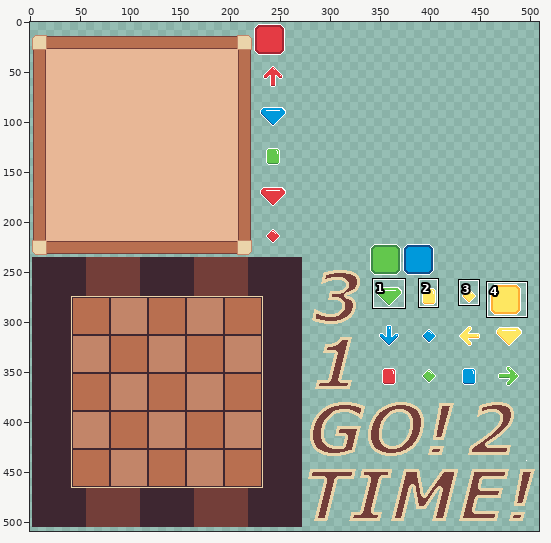
Two versions of one sprite sheet, assets/gs20.png. Above, an overview of the earlier version with the close-up marked.
Close-up. Before the edit:
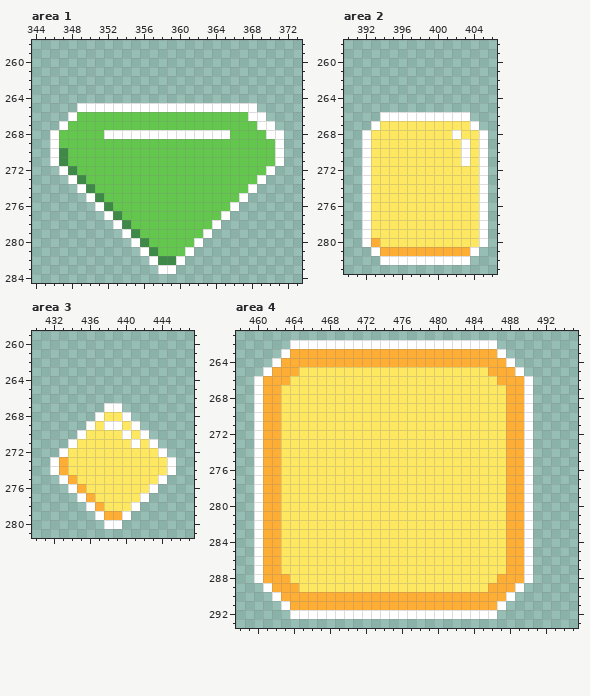
The file is 512x512 pixels. Shown: area 1: x 344..373, y 258..284; area 2: x 390..406, y 258..283; area 3: x 430..447, y 259..281; area 4: x 458..495, y 261..293. The wide view leaves out empty margins. The commit also changed other parts of the picture, which this record leaves out.
After the commit:
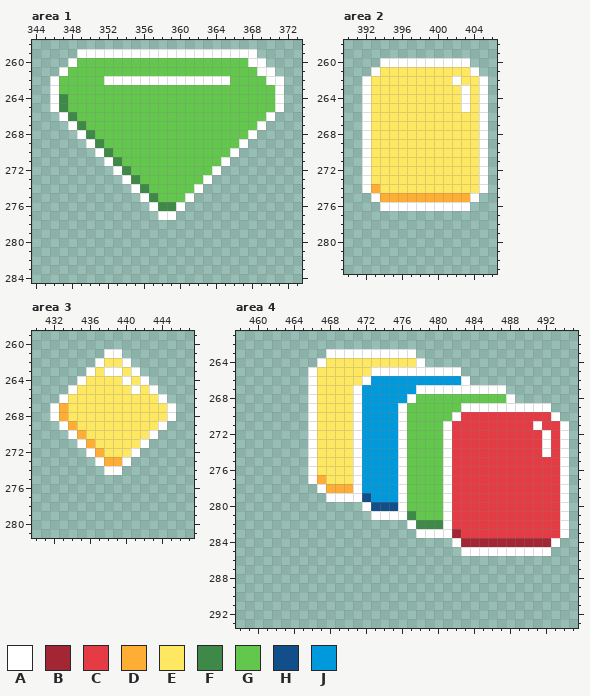
Palette (. is transparent): A #ffffff  B #a22633  C #e43b44  D #feae34  E #fee761  F #3e8948  G #63c74d  H #124e89  J #0099db
What changed:
--- area 1
@@ x 344..373 @@
 258 ..............................
-259 ..............................
-260 ..............................
-261 ..............................
-262 ..............................
-263 ..............................
-264 ..............................
-265 .....AAAAAAAAAAAAAAAAAAAA.....
-266 ....AGGGGGGGGGGGGGGGGGGGAA....
-267 ...AGGGGGGGGGGGGGGGGGGGGGAA...
-268 ..AGGGGGAAAAAAAAAAAAAAGGGGAA..
-269 ..AGGGGGGGGGGGGGGGGGGGGGGGGA..
-270 ..AFGGGGGGGGGGGGGGGGGGGGGGGA..
-271 ..AFGGGGGGGGGGGGGGGGGGGGGGGA..
-272 ...AFGGGGGGGGGGGGGGGGGGGGGA...
-273 ....AFGGGGGGGGGGGGGGGGGGGA....
-274 .....AFGGGGGGGGGGGGGGGGGA.....
-275 ......AFGGGGGGGGGGGGGGGA......
-276 .......AFGGGGGGGGGGGGGA.......
-277 ........AFGGGGGGGGGGGA........
-278 .........AFGGGGGGGGGA.........
-279 ..........AFGGGGGGGA..........
-280 ...........AFGGGGGA...........
-281 ............AFGGGA............
-282 .............AFFA.............
-283 ..............AA..............
+259 .....AAAAAAAAAAAAAAAAAAAA.....
+260 ....AGGGGGGGGGGGGGGGGGGGAA....
+261 ...AGGGGGGGGGGGGGGGGGGGGGAA...
+262 ..AGGGGGAAAAAAAAAAAAAAGGGGAA..
+263 ..AGGGGGGGGGGGGGGGGGGGGGGGGA..
+264 ..AFGGGGGGGGGGGGGGGGGGGGGGGA..
+265 ..AFGGGGGGGGGGGGGGGGGGGGGGGA..
+266 ...AFGGGGGGGGGGGGGGGGGGGGGA...
+267 ....AFGGGGGGGGGGGGGGGGGGGA....
+268 .....AFGGGGGGGGGGGGGGGGGA.....
+269 ......AFGGGGGGGGGGGGGGGA......
+270 .......AFGGGGGGGGGGGGGA.......
+271 ........AFGGGGGGGGGGGA........
+272 .........AFGGGGGGGGGA.........
+273 ..........AFGGGGGGGA..........
+274 ...........AFGGGGGA...........
+275 ............AFGGGA............
+276 .............AFFA.............
+277 ..............AA..............
+278 ..............................
+279 ..............................
+280 ..............................
+281 ..............................
+282 ..............................
+283 ..............................
 284 ..............................
--- area 2
@@ x 390..406 @@
 259 .................
-260 .................
-261 .................
-262 .................
-263 .................
-264 .................
-265 .................
-266 ....AAAAAAAAAA...
-267 ...AEEEEEEEEEEA..
-268 ..AEEEEEEEEEAEEA.
-269 ..AEEEEEEEEEEAEA.
-270 ..AEEEEEEEEEEAEA.
-271 ..AEEEEEEEEEEAEA.
+260 ....AAAAAAAAAA...
+261 ...AEEEEEEEEEEA..
+262 ..AEEEEEEEEEAEEA.
+263 ..AEEEEEEEEEEAEA.
+264 ..AEEEEEEEEEEAEA.
+265 ..AEEEEEEEEEEAEA.
+266 ..AEEEEEEEEEEEEA.
+267 ..AEEEEEEEEEEEEA.
+268 ..AEEEEEEEEEEEEA.
+269 ..AEEEEEEEEEEEEA.
+270 ..AEEEEEEEEEEEEA.
+271 ..AEEEEEEEEEEEEA.
 272 ..AEEEEEEEEEEEEA.
 273 ..AEEEEEEEEEEEEA.
-274 ..AEEEEEEEEEEEEA.
-275 ..AEEEEEEEEEEEEA.
-276 ..AEEEEEEEEEEEEA.
-277 ..AEEEEEEEEEEEEA.
-278 ..AEEEEEEEEEEEEA.
-279 ..AEEEEEEEEEEEEA.
-280 ..ADEEEEEEEEEEEA.
-281 ...ADDDDDDDDDDA..
-282 ....AAAAAAAAAA...
+274 ..ADEEEEEEEEEEEA.
+275 ...ADDDDDDDDDDA..
+276 ....AAAAAAAAAA...
+277 .................
+278 .................
+279 .................
+280 .................
+281 .................
+282 .................
 283 .................
--- area 3
@@ x 430..447 @@
 260 ..................
-261 ..................
-262 ..................
-263 ..................
-264 ..................
-265 ..................
-266 ..................
-267 ........AA........
-268 .......AEEA.......
-269 ......AEAAEA......
-270 .....AEEEEAEA.....
-271 ....AEEEEEEAEA....
-272 ...AEEEEEEEEEEA...
-273 ..ADEEEEEEEEEEEA..
-274 ..ADEEEEEEEEEEEA..
-275 ...ADEEEEEEEEEA...
-276 ....ADEEEEEEEA....
-277 .....ADEEEEEA.....
-278 ......ADEEEA......
-279 .......ADDA.......
-280 ........AA........
+261 ........AA........
+262 .......AEEA.......
+263 ......AEAAEA......
+264 .....AEEEEAEA.....
+265 ....AEEEEEEAEA....
+266 ...AEEEEEEEEEEA...
+267 ..ADEEEEEEEEEEEA..
+268 ..ADEEEEEEEEEEEA..
+269 ...ADEEEEEEEEEA...
+270 ....ADEEEEEEEA....
+271 .....ADEEEEEA.....
+272 ......ADEEEA......
+273 .......ADDA.......
+274 ........AA........
+275 ..................
+276 ..................
+277 ..................
+278 ..................
+279 ..................
+280 ..................
 281 ..................
--- area 4
@@ x 458..495 @@
 261 ......................................
-262 ......AAAAAAAAAAAAAAAAAAAAAAA.........
-263 .....ADDDDDDDDDDDDDDDDDDDDDDDA........
-264 ....ADDDDDDDDDDDDDDDDDDDDDDDDDA.......
-265 ...ADDDEEEEEEEEEEEEEEEEEEEEEDDDA......
-266 ..ADDDEEEEEEEEEEEEEEEEEEEEEEEDDDA.....
-267 ..ADDEEEEEEEEEEEEEEEEEEEEEEEEEDDA.....
-268 ..ADDEEEEEEEEEEEEEEEEEEEEEEEEEDDA.....
-269 ..ADDEEEEEEEEEEEEEEEEEEEEEEEEEDDA.....
-270 ..ADDEEEEEEEEEEEEEEEEEEEEEEEEEDDA.....
-271 ..ADDEEEEEEEEEEEEEEEEEEEEEEEEEDDA.....
-272 ..ADDEEEEEEEEEEEEEEEEEEEEEEEEEDDA.....
-273 ..ADDEEEEEEEEEEEEEEEEEEEEEEEEEDDA.....
-274 ..ADDEEEEEEEEEEEEEEEEEEEEEEEEEDDA.....
-275 ..ADDEEEEEEEEEEEEEEEEEEEEEEEEEDDA.....
-276 ..ADDEEEEEEEEEEEEEEEEEEEEEEEEEDDA.....
-277 ..ADDEEEEEEEEEEEEEEEEEEEEEEEEEDDA.....
-278 ..ADDEEEEEEEEEEEEEEEEEEEEEEEEEDDA.....
-279 ..ADDEEEEEEEEEEEEEEEEEEEEEEEEEDDA.....
-280 ..ADDEEEEEEEEEEEEEEEEEEEEEEEEEDDA.....
-281 ..ADDEEEEEEEEEEEEEEEEEEEEEEEEEDDA.....
-282 ..ADDEEEEEEEEEEEEEEEEEEEEEEEEEDDA.....
-283 ..ADDEEEEEEEEEEEEEEEEEEEEEEEEEDDA.....
-284 ..ADDEEEEEEEEEEEEEEEEEEEEEEEEEDDA.....
-285 ..ADDEEEEEEEEEEEEEEEEEEEEEEEEEDDA.....
-286 ..ADDEEEEEEEEEEEEEEEEEEEEEEEEEDDA.....
-287 ..ADDEEEEEEEEEEEEEEEEEEEEEEEEEDDA.....
-288 ..ADDDEEEEEEEEEEEEEEEEEEEEEEEDDDA.....
-289 ...ADDDEEEEEEEEEEEEEEEEEEEEEDDDA......
-290 ....ADDDDDDDDDDDDDDDDDDDDDDDDDA.......
-291 .....ADDDDDDDDDDDDDDDDDDDDDDDA........
-292 ......AAAAAAAAAAAAAAAAAAAAAAA.........
+262 ......................................
+263 ..........AAAAAAAAAA..................
+264 .........AEEEEEEEEEEA.................
+265 ........AEEEEEEAAAAAAAAAA.............
+266 ........AEEEEEAJJJJJJJJJJA............
+267 ........AEEEEAJJJJJJAAAAAAAAAA........
+268 ........AEEEEAJJJJJAGGGGGGGGGGA.......
+269 ........AEEEEAJJJJAGGGGGGAAAAAAAAAA...
+270 ........AEEEEAJJJJAGGGGGACCCCCCCCCCA..
+271 ........AEEEEAJJJJAGGGGACCCCCCCCCACCA.
+272 ........AEEEEAJJJJAGGGGACCCCCCCCCCACA.
+273 ........AEEEEAJJJJAGGGGACCCCCCCCCCACA.
+274 ........AEEEEAJJJJAGGGGACCCCCCCCCCACA.
+275 ........AEEEEAJJJJAGGGGACCCCCCCCCCCCA.
+276 ........AEEEEAJJJJAGGGGACCCCCCCCCCCCA.
+277 ........ADEEEAJJJJAGGGGACCCCCCCCCCCCA.
+278 .........ADDDAJJJJAGGGGACCCCCCCCCCCCA.
+279 ..........AAAAHJJJAGGGGACCCCCCCCCCCCA.
+280 ..............AHHHAGGGGACCCCCCCCCCCCA.
+281 ...............AAAAFGGGACCCCCCCCCCCCA.
+282 ...................AFFFACCCCCCCCCCCCA.
+283 ....................AAAABCCCCCCCCCCCA.
+284 ........................ABBBBBBBBBBA..
+285 .........................AAAAAAAAAA...
+286 ......................................
+287 ......................................
+288 ......................................
+289 ......................................
+290 ......................................
+291 ......................................
+292 ......................................
 293 ......................................
Boxes around the changes in both close-ups, in picture pixels (x1, y1, x2, y2):
changed: (50, 49, 284, 274)
changed: (362, 58, 488, 265)
changed: (50, 349, 176, 529)
changed: (254, 340, 569, 619)
